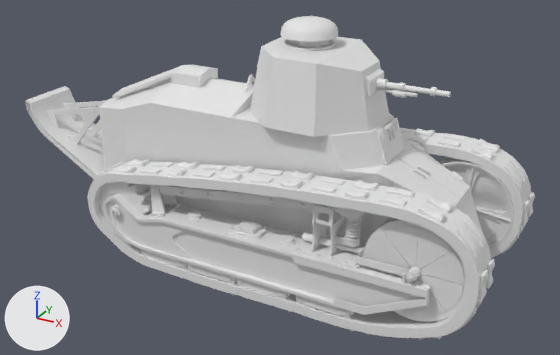
Renders of the FBX model Assets/Art/3D models/MapParts/MapWeapons/TankForTexturing.fbx from each side of a commit.
Before and after are seen from a camera (50 mm lens) standing at (2.67, -4.96, 2.75) and looking at (0.29, -0.63, 0.58). Lighting does not change. The marker at lower left points along +X, +Y and +Z. Materials are left out; every surface is plain grey. Where no turn or scale is listed for an object, it has been applied to the vertices. Vertices at the same position are counted once.
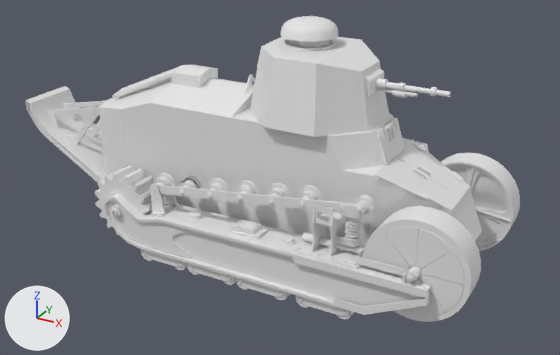
Where the newer file only moved an object's origin or applied its transform, the numbers keep the older frame.

Where the change shows, as pixel boxes [x1, y1, x2, y2] in the pictures (560 x 355 px; the box of a moved part takes in the faces that stretch with it):
'Tread.001', deleted: before [87, 159, 495, 340]
'Tread', deleted: before [400, 128, 535, 258]
'Cylinder.085', moved, turned: before [376, 171, 394, 187]; after [376, 172, 392, 188]
'Cylinder.088', moved: before [410, 142, 424, 152]; after [412, 141, 426, 151]
part 1 of me_cube_009, moved or reshaped: before [154, 129, 410, 247]; after [154, 129, 415, 247]
part 2 of me_plane_062, moved or reshaped: before [337, 207, 364, 220]; after [337, 198, 364, 220]
part 3 of me_cube_026, moved or reshaped: [279, 234, 304, 253] in both
part 4 of me_plane_063, moved or reshaped: [312, 204, 360, 247] in both
'InnerLeftWheel', unchanged, uncovered by the edit: before [363, 217, 468, 322]; after [363, 206, 481, 322]

Patch to the scene script:
```diff
--- a/Assets/Art/3D models/MapParts/MapWeapons/TankForTexturing.fbx.py
+++ b/Assets/Art/3D models/MapParts/MapWeapons/TankForTexturing.fbx.py
@@ me_cube_026 @@
 me_cube_026.from_pydata(...)  # 8 vertices, 6 faces; spans x -1.4..0.97, y -0.89..0.17, z -1.0..1.0
 # used by ob_cube_024; location = (0.947, -1.249, 0.426); rotation_euler = (0.0, -3.142, 0.0), in degrees (0, -180, 0); scale = (-0.226, -0.226, -0.00514)
 # verts and faces of me_cube_026; kept vertices keep their numbers, new ones are numbered from 8
+# me_cube_026 part 3
+delete_vertices([*range(0, 8)])  # with the faces that use them
+verts[8] = (-0.32, -0.04, -0.01)  # pixel (277, 249)
+verts[9] = (-0.29, -0.04, 0.01)  # pixel (280, 249)
+verts[10] = (0.22, -0.04, -0.01)  # pixel (357, 271)
+verts[11] = (0.22, -0.04, 0.01)  # pixel (357, 269)
+for new, old in zip([*range(12, 16)], [*range(8, 12)]): verts[new] = verts[old] + (0.0, 0.24, 0.0)
+faces += [(8, 9, 13, 12), (8, 10, 11, 9), (10, 14, 15, 11), (12, 13, 15, 14), (8, 12, 14, 10), (9, 11, 15, 13)]
@@ me_cube_009 @@
 me_cube_009.from_pydata(...)  # 54 vertices, 46 faces; spans x -1.18..1.69, y -1.0..-0.3, z 0.31..1.22
-me_cube_009.vertices[12].co = (1.12, -0.96, 0.32)
-me_cube_009.vertices[13].co = (1.12, -0.35, 0.32)
-me_cube_009.vertices[23].co = (1.12, -0.96, 0.91)  # pixel (375, 173)
-me_cube_009.vertices[25].co = (1.12, -0.35, 0.91)  # pixel (410, 141)
+# me_cube_009 part 1
+me_cube_009.vertices[12].co = (1.12, -0.99, 0.32)
+me_cube_009.vertices[13].co = (1.12, -0.32, 0.32)
+me_cube_009.vertices[23].co = (1.12, -0.99, 0.91)  # pixel (372, 175)
+me_cube_009.vertices[25].co = (1.12, -0.32, 0.91)  # pixel (412, 139)
@@ me_plane_062 @@
 # used by ob_plane_032; location = (1.068, -1.153, 0.711); rotation_euler = (0.0, -3.142, 0.0), in degrees (0, -180, 0); scale = (-0.05, -0.0525, -0.0483)
-me_plane_062.from_pydata(...)  # 168 vertices, 106 faces; spans x -1.56..1.83, y -1.11..1.11, z -0.11..2.06
+me_plane_062.from_pydata(...)  # 168 vertices, 106 faces; spans x -0.08..0.09, y -0.06..0.06, z -0.01..0.1
+# me_plane_062 part 2: 168 vertices removed from x -1.56..1.83, y -1.11..1.11, z -0.11..2.06; 168 vertices added at x -0.08..0.09, y -0.06..0.06, z -0.01..0.1
@@ me_plane_063 @@
 # used by ob_plane_033; location = (0.971, -1.181, 0.459); rotation_euler = (0.0, -1.571, 0.0), in degrees (0, -90, 0); scale = (-0.0209, -0.0277, -0.0333)
-me_plane_063.from_pydata(...)  # 122 vertices, 107 faces; spans x -14.2..1.1, y -4.8..2.2, z -4.0..4.3
+me_plane_063.from_pydata(...)  # 122 vertices, 107 faces; spans x -0.1..0.1, y -0.1..0.1, z 0.0..0.3
+# me_plane_063 part 4: 122 vertices removed from x -14.2..1.1, y -4.8..2.2, z -4.0..4.3; 122 vertices added at x -0.1..0.1, y -0.1..0.1, z 0.0..0.3
@@ ob_cylinder_088 @@
 ob_cylinder_088 = bpy.data.objects.new('Cylinder.088', me_cylinder_276)
-ob_cylinder_088.location = (1.186, -0.353, 0.896)
+ob_cylinder_088.location = (1.19, -0.33, 0.895)
 ob_cylinder_088.rotation_euler = (-0.148, -1.133, -0.0496)  # degrees (-8.5, -65, -2.8)
@@ ob_tread_001 @@
-ob_tread_001 = bpy.data.objects.new('Tread.001', me_cube_043)
@@ ob_tread @@
-ob_tread = bpy.data.objects.new('Tread', me_cube_042)
@@ ob_cylinder_085 @@
 ob_cylinder_085 = bpy.data.objects.new('Cylinder.085', me_cylinder_273)
-ob_cylinder_085.location = (1.188, -0.95, 0.894)
-ob_cylinder_085.rotation_euler = (-0.18, 2.015, 0.0625)  # degrees (-10, 115, 3.6)
+ob_cylinder_085.location = (1.194, -0.972, 0.892)
+ob_cylinder_085.rotation_euler = (-0.319, 2.015, 0.0625)  # degrees (-18, 115, 3.6)
 ob_cylinder_085.scale = (0.0118, 0.0118, 0.0118)
```
